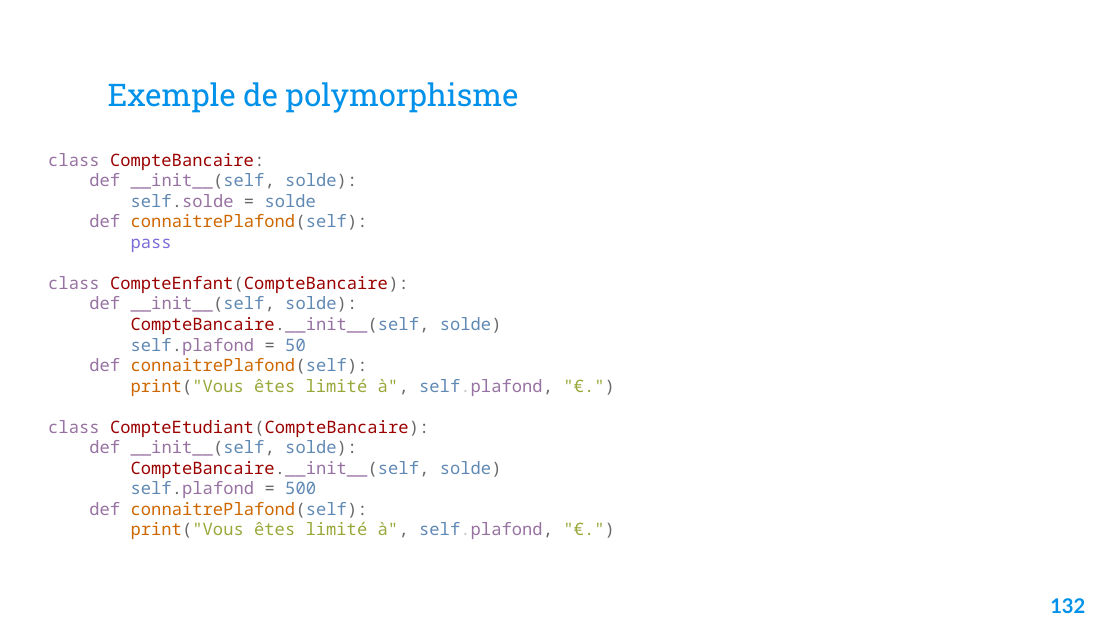
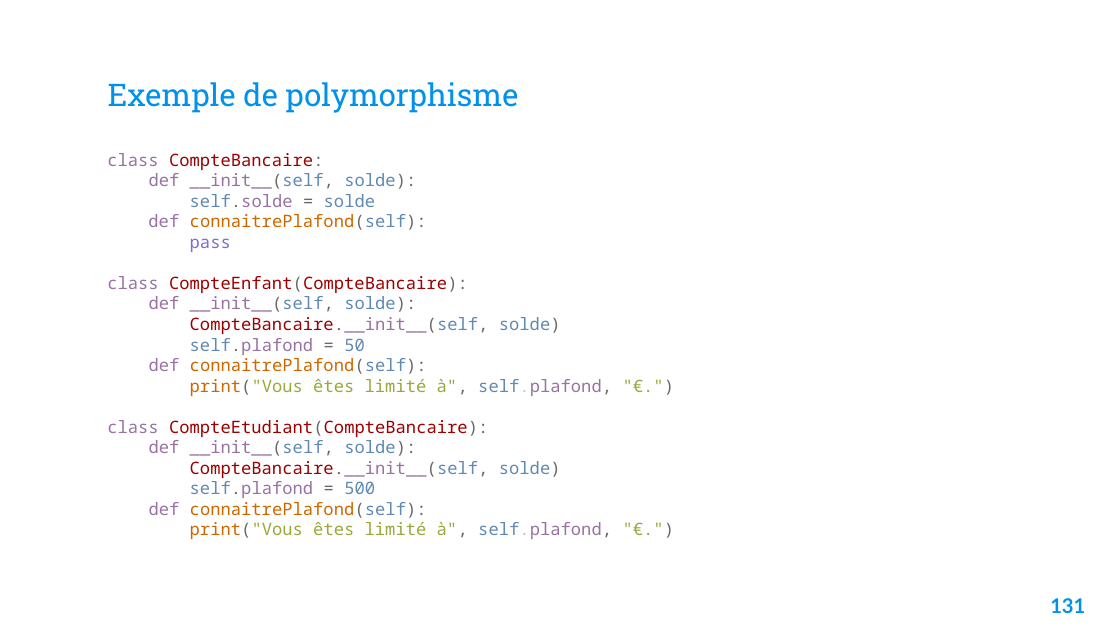
Before and after one commit to Fully-san/PythonDataScience, a slide deck: slide 132 of Supports/Python pour la data science.pptx (slide 133 before the commit). Drawn at 1120x630 pixels with LibreOffice and Linux fonts; fonts in the diff are those of the drawing; background and template pictures are left out. Boxes give left, top, right and bottom in pixels: in the first picture for what was removed or moved away, otherwise in the second. Text is boxed around its words. In the diff, an @@ line names an element or a change of style, - is before the commit and + after.

```diff
--- a/Supports/Python pour la data science.pptx
+++ b/Supports/Python pour la data science.pptx
@@ text "class CompteBancaire:": place and size @@
-text "class CompteBancaire:" at [48, 153, 553, 539]
+text "class CompteBancaire:" at [107, 153, 612, 539]
@@ page number at [1050, 598, 1085, 613]: text changed @@
-132
+131
```
Also in this commit, not shown: 5 other slides changed, 3 slides added, 1 slide removed, 1 other file.
